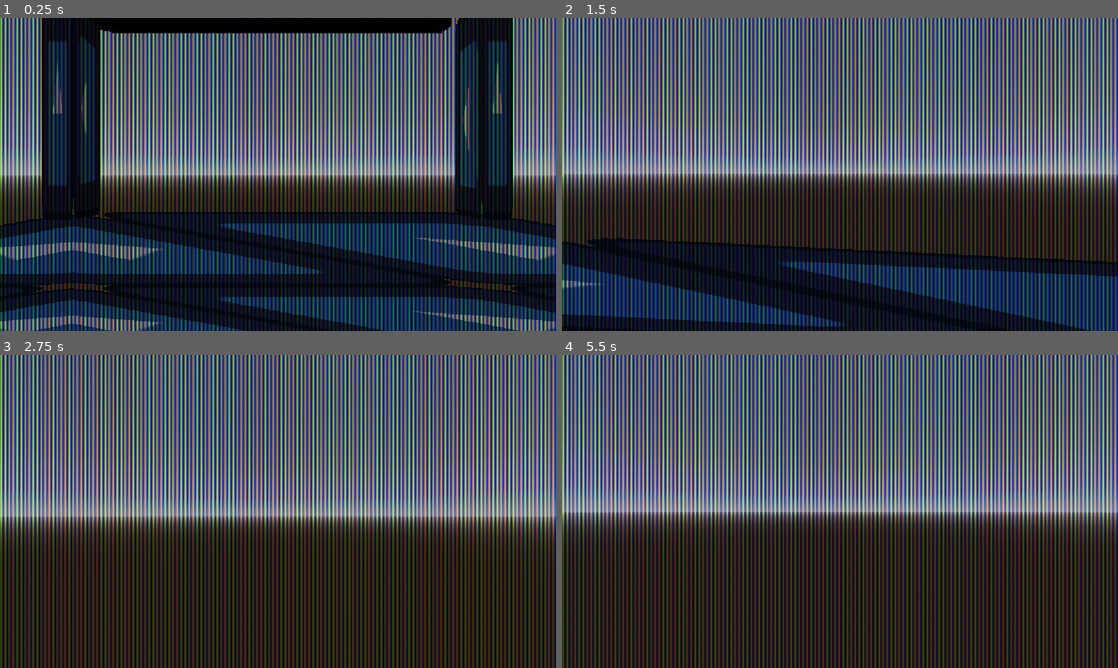
Above: before the commit, frames 1-4 (two rows, left to right).
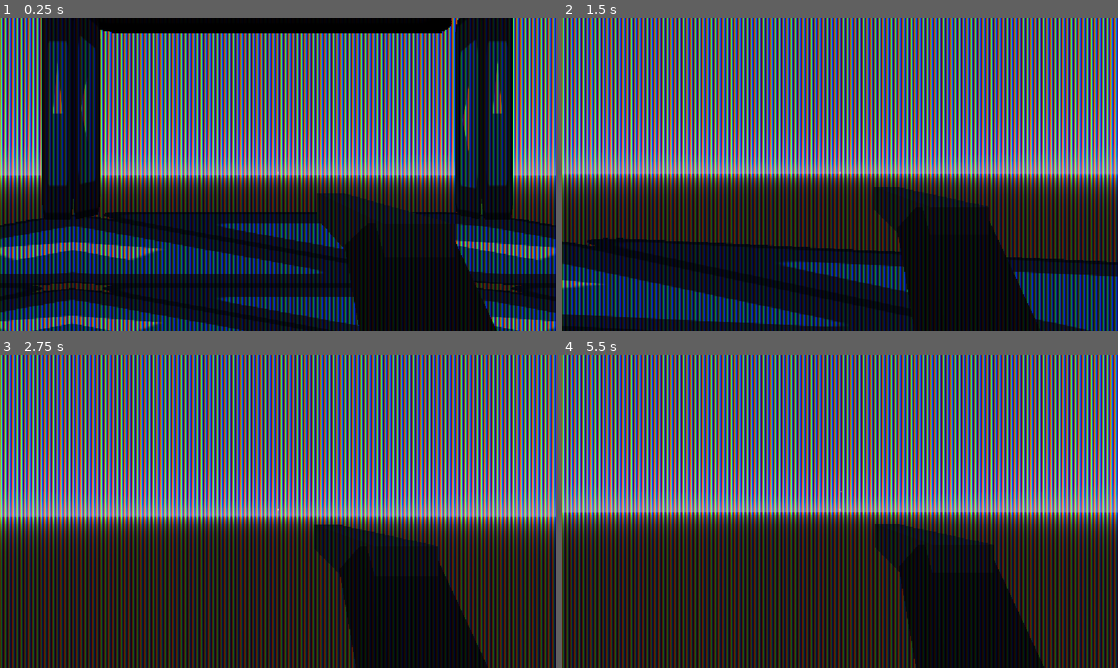
Above: after the commit, the same moments.

Repository: puzlconsole/restless-memory
Game: Godot game, scene res://game.tscn
Two runs of this game, one before a commit and one after it. Both use one fixed random seed, a clock stepped at 60 frames per second and the inputs below. The engine's default icon, where the game draws it, is replaced by a stand-in: a white triangle on a blue panel in a dark square.
Inputs (mouse positions are in pixels of both pictures, inside the frame that each line leads up to):
- Up to frame 1 (0.25 s): no input
- Up to frame 2 (1.5 s): move the mouse to (867, 174) at 0.52 s; press the mouse at (867, 174) at 0.53 s; hold W (forward) from 0.53 s (still down); tap Space (jump) at 0.77 s; move the mouse to (812, 174) at 1.27 s; release the mouse at (812, 174) at 1.28 s; tap Ctrl (crouch) at 1.35 s
- Up to frame 3 (2.75 s): keep holding W (forward); tap Space (jump) at 1.52 s; click (250, 511) at 1.55 s; tap Enter at 2 s; move the mouse to (289, 505) at 2.02 s; hold C (prone) from 2.03 s (still down); click (289, 505) at 2.3 s
- Up to frame 4 (5.5 s): keep holding W (forward); move the mouse to (834, 517) at 2.77 s; release C (prone) at 2.78 s; tap Shift (sprint) at 2.85 s; tap Space (jump) at 3.02, 3.77, 4.25, 4.52 s; click (834, 517) at 3.05 s; move the mouse to (878, 514) at 3.52 s; press the mouse at (878, 514) at 3.53 s; move the mouse to (795, 508) at 4.27 s; release the mouse at (795, 508) at 4.28 s; click (795, 508) at 4.35 s; tap Enter at 5 s; move the mouse to (845, 511) at 5.02 s; hold Ctrl (crouch) from 5.03 s (still down); click (845, 511) at 5.3 s

The runs differ from the first frame. In frame 1, 6.0% of the frame differs, in the area x 49-90%, y 49-100%; in frame 2, 5.2%; in frame 3, 6.8%, in the area x 49-88%, y 49-100%; in frame 4, 6.6%.

Commit message:
add gun and firing stuff, some more materials

Diff:
--- /dev/null
+++ b/assets/objects/bullet.gd
@@ -0,0 +1,23 @@
+class_name Bullet
+extends RigidBody3D
+
+## How many seconds before the bullet automatically disappears
+@export var lifetime: float = 4.0
+
+func _ready() -> void:
+	# Continuous collision detection prevents fast bullets from passing through walls
+	continuous_cd = true
+
+	# Ensure the body wakes up immediately when spawned
+	sleeping = false
+
+	# Clean fix: Create and connect a timer for lifetime destruction
+	get_tree().create_timer(lifetime).timeout.connect(destroy_bullet)
+
+# To use this function, connect the 'body_entered' signal in the Node tab to this script
+func _on_body_entered(_body: Node) -> void:
+	destroy_bullet()
+
+func destroy_bullet() -> void:
+	if is_inside_tree():
+		queue_free()
--- /dev/null
+++ b/assets/objects/bullet.tscn
@@ -0,0 +1,24 @@
+[gd_scene format=3 uid="uid://d2nifma7fruv1"]
+
+[ext_resource type="Script" uid="uid://b3kcpkurdjjgh" path="res://assets/objects/bullet.gd" id="1_r45dv"]
+
+[sub_resource type="StandardMaterial3D" id="StandardMaterial3D_3mip4"]
+emission_enabled = true
+emission = Color(0.14117648, 1, 1, 1)
+emission_energy_multiplier = 8.88
+
+[sub_resource type="SphereShape3D" id="SphereShape3D_qw8yw"]
+radius = 0.2
+
+[node name="RigidBody3D" type="RigidBody3D" unique_id=2080136584]
+mass = 0.1
+gravity_scale = 0.0
+script = ExtResource("1_r45dv")
+
+[node name="CSGSphere3D" type="CSGSphere3D" parent="." unique_id=705655065]
+radius = 0.2
+material = SubResource("StandardMaterial3D_3mip4")
+
+[node name="CollisionShape3D" type="CollisionShape3D" parent="." unique_id=985397012]
+shape = SubResource("SphereShape3D_qw8yw")
+disabled = true
--- /dev/null
+++ b/assets/objects/gun.tscn
@@ -0,0 +1,31 @@
+[gd_scene format=3 uid="uid://clo7by5avee34"]
+
+[ext_resource type="Script" uid="uid://dj4rljgnriwo2" path="res://gun.gd" id="1_jpjqh"]
+[ext_resource type="PackedScene" uid="uid://d2nifma7fruv1" path="res://assets/objects/bullet.tscn" id="2_2n8u1"]
+
+[sub_resource type="StandardMaterial3D" id="StandardMaterial3D_7jktm"]
+albedo_color = Color(0.427493, 0.42749307, 0.42749307, 1)
+metallic = 1.0
+metallic_specular = 1.0
+
+[sub_resource type="StandardMaterial3D" id="StandardMaterial3D_ryrav"]
+albedo_color = Color(0.1111969, 0.11119684, 0.11119681, 1)
+
+[node name="Node3D" type="Node3D" unique_id=1481011387]
+script = ExtResource("1_jpjqh")
+bullet_scene = ExtResource("2_2n8u1")
+fire_rate = 0.3
+bullet_speed = 10000.0
+
+[node name="CSGBox3D" type="CSGBox3D" parent="." unique_id=155458893]
+transform = Transform3D(1, 0, 0, 0, 1, 0, 0, 0, 1, 0, -0.024414063, 0)
+size = Vector3(1, 0.19897461, 0.19824219)
+material = SubResource("StandardMaterial3D_7jktm")
+
+[node name="CSGBox3D2" type="CSGBox3D" parent="." unique_id=501577220]
+transform = Transform3D(0.5470684, -0.8370879, 0, 0.8370879, 0.5470684, 0, 0, 0, 1, -0.44974777, -0.1859842, 0)
+size = Vector3(0.4260254, 0.2685547, 0.2421875)
+material = SubResource("StandardMaterial3D_ryrav")
+
+[node name="Muzzle" type="Marker3D" parent="." unique_id=9808923]
+transform = Transform3D(1, 0, 0, 0, 1, 0, 0, 0, 1, 0.5059806, 0, 0)
--- a/assets/player.tscn
+++ b/assets/player.tscn
@@ -1,6 +1,7 @@
 [gd_scene format=3 uid="uid://ckudr8chj1kgo"]
 
 [ext_resource type="Script" uid="uid://82l1c27xikiy" path="res://assets/scripts/character_body_3d.gd" id="1_674bt"]
+[ext_resource type="PackedScene" uid="uid://clo7by5avee34" path="res://assets/objects/gun.tscn" id="2_3mip4"]
 
 [sub_resource type="CapsuleShape3D" id="CapsuleShape3D_qw8yw"]
 
@@ -23,6 +24,9 @@
 [node name="Camera3D" type="Camera3D" parent="CharacterBody3D/TwistPivot/PitchPivot" unique_id=975987838]
 transform = Transform3D(1, 0, 0, 0, 1, 0, 0, 0, 1, 0, 0.5039695, -0.3777107)
 
+[node name="Node3D" parent="CharacterBody3D/TwistPivot/PitchPivot" unique_id=1481011387 instance=ExtResource("2_3mip4")]
+transform = Transform3D(-4.371139e-08, 0, 1, 0, 1, 0, -1, 0, -4.371139e-08, 0.40000004, -0.1829719, -1.0999999)
+
 [node name="CeilingCast" type="ShapeCast3D" parent="CharacterBody3D" unique_id=865271856]
 transform = Transform3D(1, 0, 0, 0, 1, 0, 0, 0, 1, 0, 1.9972467, 0)
 shape = SubResource("CapsuleShape3D_vvdt4")
--- a/game.tscn
+++ b/game.tscn
@@ -42,6 +42,22 @@
 script = ExtResource("5_ryrav")
 subviewport_node = NodePath("../SubViewport")
 
+[node name="Label" type="Label" parent="ColorRect" unique_id=594898982]
+layout_mode = 1
+anchors_preset = 8
+anchor_left = 0.5
+anchor_top = 0.5
+anchor_right = 0.5
+anchor_bottom = 0.5
+offset_left = -20.0
+offset_top = -11.5
+offset_right = 20.0
+offset_bottom = 11.5
+grow_horizontal = 2
+grow_vertical = 2
+text = "'"
+horizontal_alignment = 1
+
 [node name="SubViewport" type="SubViewport" parent="." unique_id=772925628]
 size = Vector2i(1920, 1080)
 
--- /dev/null
+++ b/gun.gd
@@ -0,0 +1,59 @@
+extends Node3D
+
+@export var bullet_scene: PackedScene
+@export var fire_rate: float = 0.2
+@export var bullet_speed: float = 50.0
+
+# Using Node3D instead of Marker3D prevents type-casting crashes if your muzzle is a standard node
+@onready var muzzle: Node3D = $Muzzle
+
+var can_fire: bool = true
+
+func _process(_delta: float) -> void:
+	if Input.is_action_pressed("shoot") and can_fire:
+		shoot()
+
+func shoot() -> void:
+	if not bullet_scene:
+		print("ERROR: Bullet Scene is missing/null in the Inspector!")
+		return
+
+	if not muzzle:
+		print("ERROR: Muzzle node not found!")
+		return
+
+	can_fire = false
+
+	# 1. Instantiate the bullet
+	var bullet = bullet_scene.instantiate() as RigidBody3D
+	if not bullet:
+		print("ERROR: Bullet scene root is not a RigidBody3D!")
+		can_fire = true
+		return
+
+	# 2. Get active camera direction (or fallback to muzzle direction)
+	var camera: Camera3D = get_viewport().get_camera_3d()
+	var target_direction: Vector3 = Vector3.ZERO
+
+	if camera != null:
+		target_direction = -camera.global_transform.basis.z.normalized()
+	else:
+		target_direction = -muzzle.global_transform.basis.z.normalized()
+
+	# 3. Add to the world root first
+	get_tree().root.add_child(bullet)
+
+	# 4. Position and align bullet transform
+	bullet.global_transform = muzzle.global_transform
+	if target_direction != Vector3.ZERO:
+		bullet.look_at(bullet.global_position + target_direction, Vector3.UP)
+
+	# 5. Apply velocity
+	var launch_velocity: Vector3 = target_direction * bullet_speed
+	bullet.linear_velocity = launch_velocity
+	bullet.sleeping = false
+
+	print("Bullet Fired!")
+
+	await get_tree().create_timer(fire_rate).timeout
+	can_fire = true
--- a/project.godot
+++ b/project.godot
@@ -67,6 +67,11 @@
 "events": [Object(InputEventKey,"resource_local_to_scene":false,"resource_name":"","device":-1,"window_id":0,"alt_press …(195 unchanged characters)…
 ]
 }
+shoot={
+"deadzone": 0.2,
+"events": [Object(InputEventMouseButton,"resource_local_to_scene":false,"resource_name":"","device":-1,"window_id":0,"alt_pressed":false,"shift_pressed":false,"ctrl_pressed":false,"meta_pressed":false,"button_mask":0,"position":Vector2(0, 0),"global_position":Vector2(0, 0),"factor":1.0,"button_index":1,"canceled":false,"pressed":false,"double_click":false,"script":null)
+]
+}
 
 [physics]
 
Not shown, added: assets/objects/bullet.gd.uid
Not shown, added: gun.gd.uid
